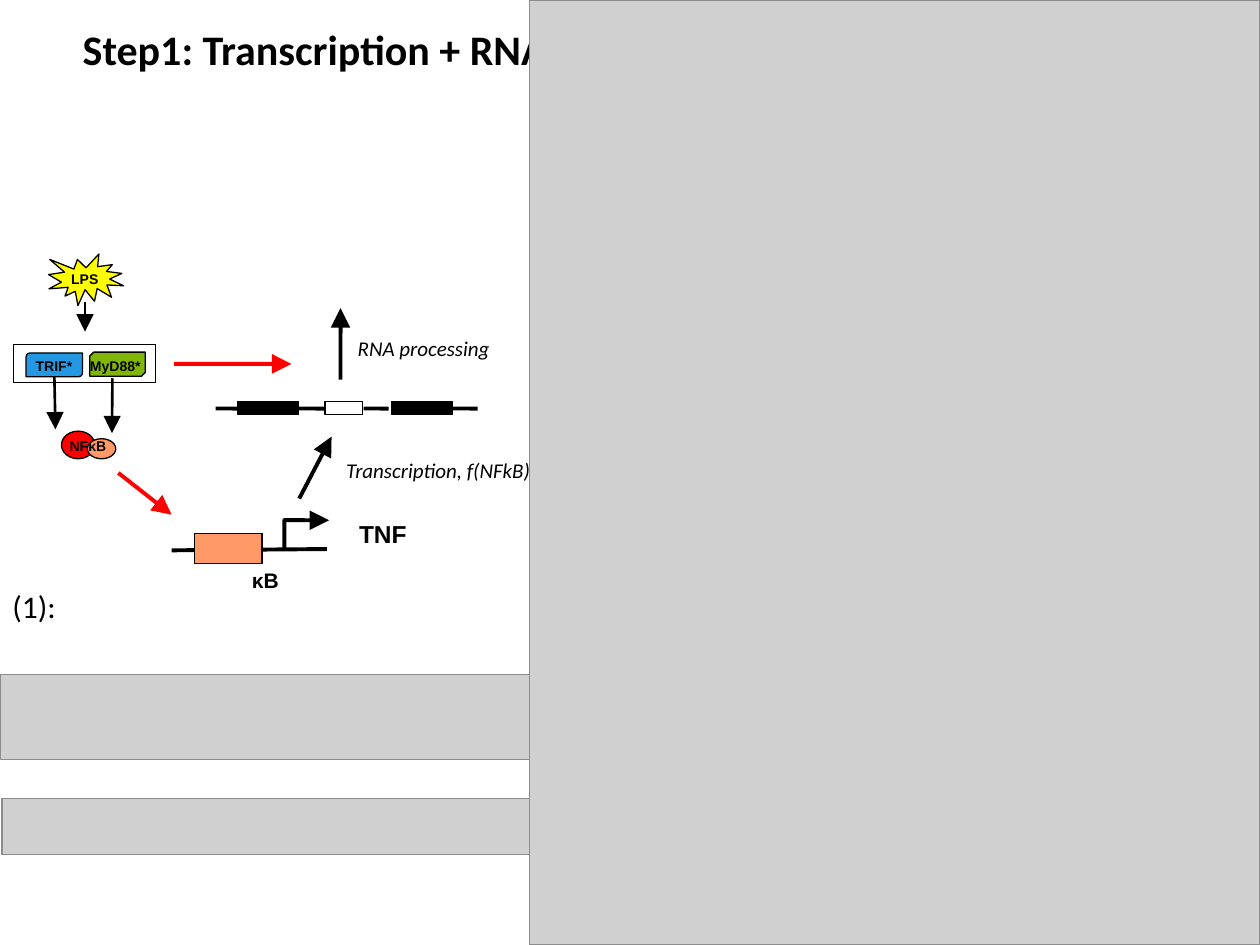
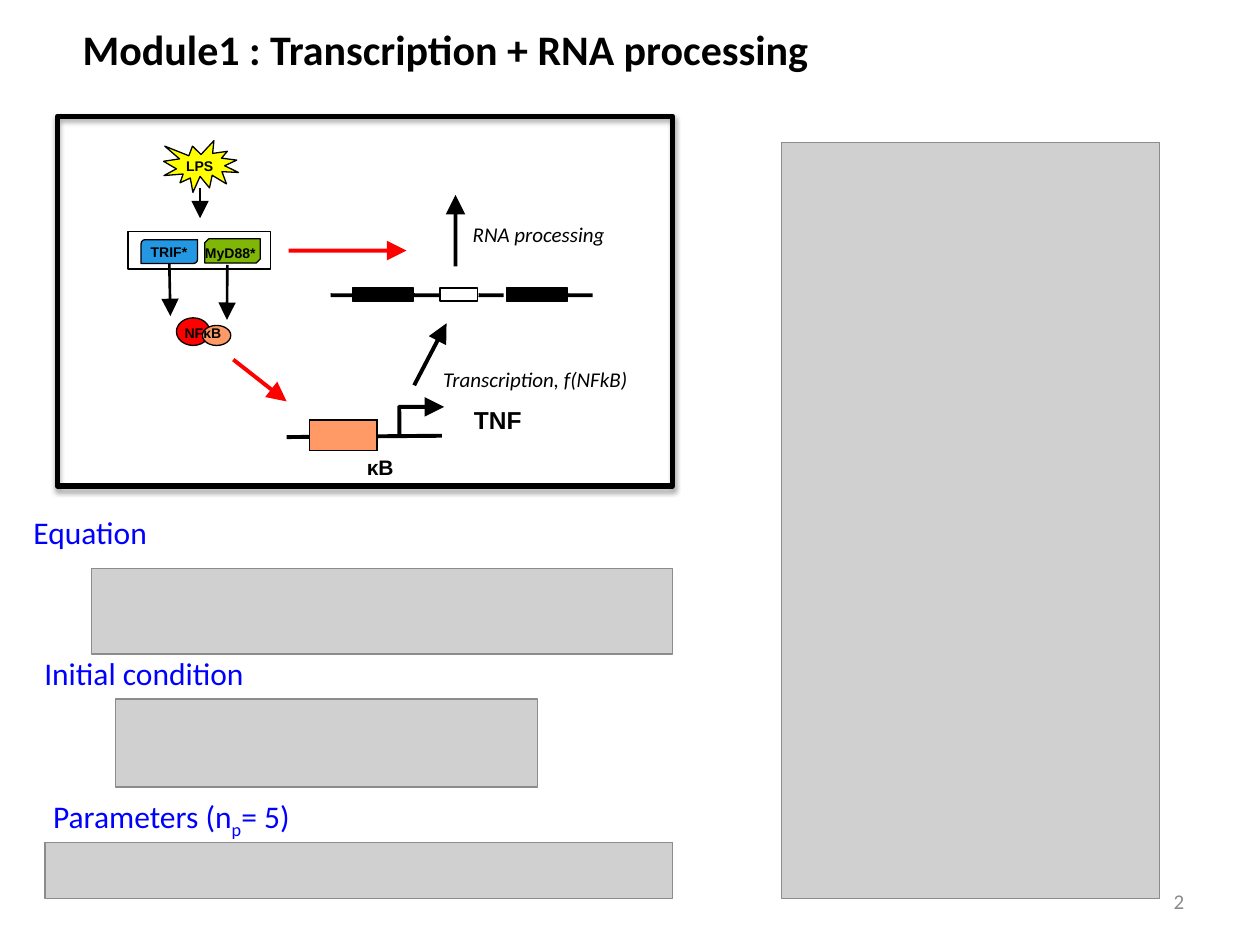
Before and after one commit to biomystery/TNF_regulation, a slide deck: slide 2 of TNF_Slides.pptx. Drawn at 1260x945 pixels with LibreOffice and Linux fonts; fonts in the diff are those of the drawing; grey boxes stand for pictures. Boxes give left, top, right and bottom in pixels: in the first picture for what was removed or moved away, otherwise in the second. Text is boxed around its words. In the diff, an @@ line names an element or a change of style, - is before the commit and + after.

```diff
--- a/TNF_Slides.pptx
+++ b/TNF_Slides.pptx
@@ picture removed at <box>529,0,1260,945</box> @@
@@ text at <box>83,35,808,72</box>: text changed @@
-Step1: Transcription + RNA processing
+Module1 : Transcription + RNA processing
@@ rectangle added at <box>57,116,672,486</box>, outline #000000 3 pt @@
@@ picture added at <box>781,142,1159,898</box> @@
@@ arrow moved from (86, 301) - (86, 331) to (200, 189) - (200, 218) @@
@@ 7 texts, 7 arrows, 6 lines, 5 rectangles, 2 ellipses, 1 snip diag rect, 1 round diag rect, 1 irregular seal: place and size @@
-7 texts, 7 arrows, 6 lines, 5 rectangles, 2 ellipses, 1 snip diag rect, 1 round diag rect, 1 irregular seal at <box>14,255,489,588</box>
+7 texts, 7 arrows, 6 lines, 5 rectangles, 2 ellipses, 1 snip diag rect, 1 round diag rect, 1 irregular seal at <box>129,141,604,475</box>
@@ text "Transcription, f(NFkB)" rewrapped from <box>346,460,530,484</box> to <box>443,372,627,391</box> @@
@@ text added at <box>33,522,146,549</box>, 18 pt, text #0000FF @@
+Equation
@@ picture added at <box>91,568,672,654</box> @@
@@ text removed at <box>12,595,55,622</box> @@
-(1):
@@ picture removed at <box>1,674,582,760</box> @@
@@ text added at <box>44,663,244,686</box>, 18 pt, text #0000FF @@
+Initial condition
@@ picture added at <box>116,699,538,788</box> @@
@@ picture removed at <box>3,799,582,856</box> @@
@@ text added at <box>53,805,289,832</box>, 18 pt, text #0000FF @@
+Parameters (np= 5)
@@ picture added at <box>45,842,673,898</box> @@
@@ page number added at <box>1174,895,1185,909</box>, 12 pt, text #8C8C8C @@
+2
```
Also in this commit, not shown: 1 other slide changed, 12 other files.
